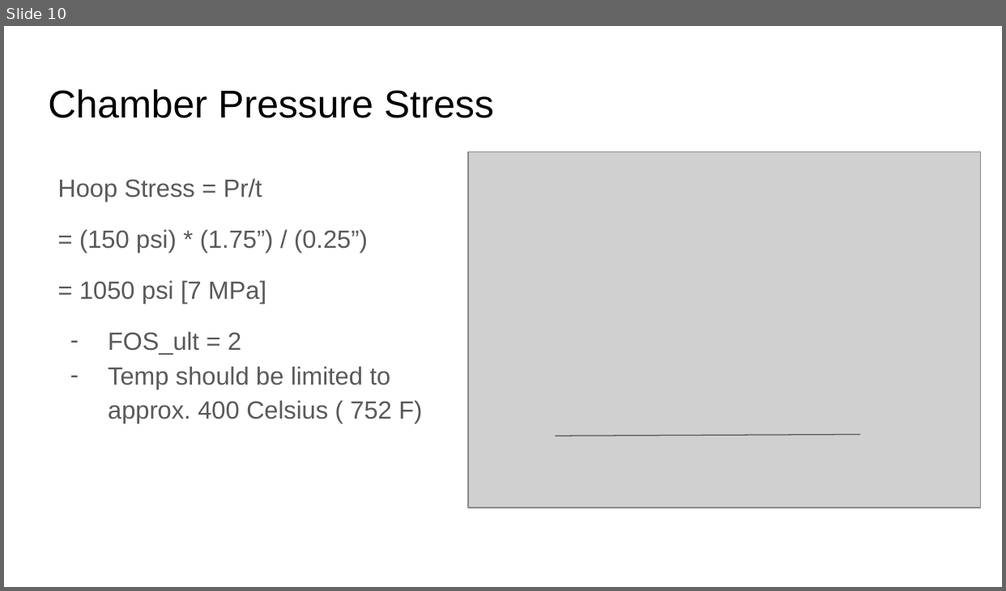
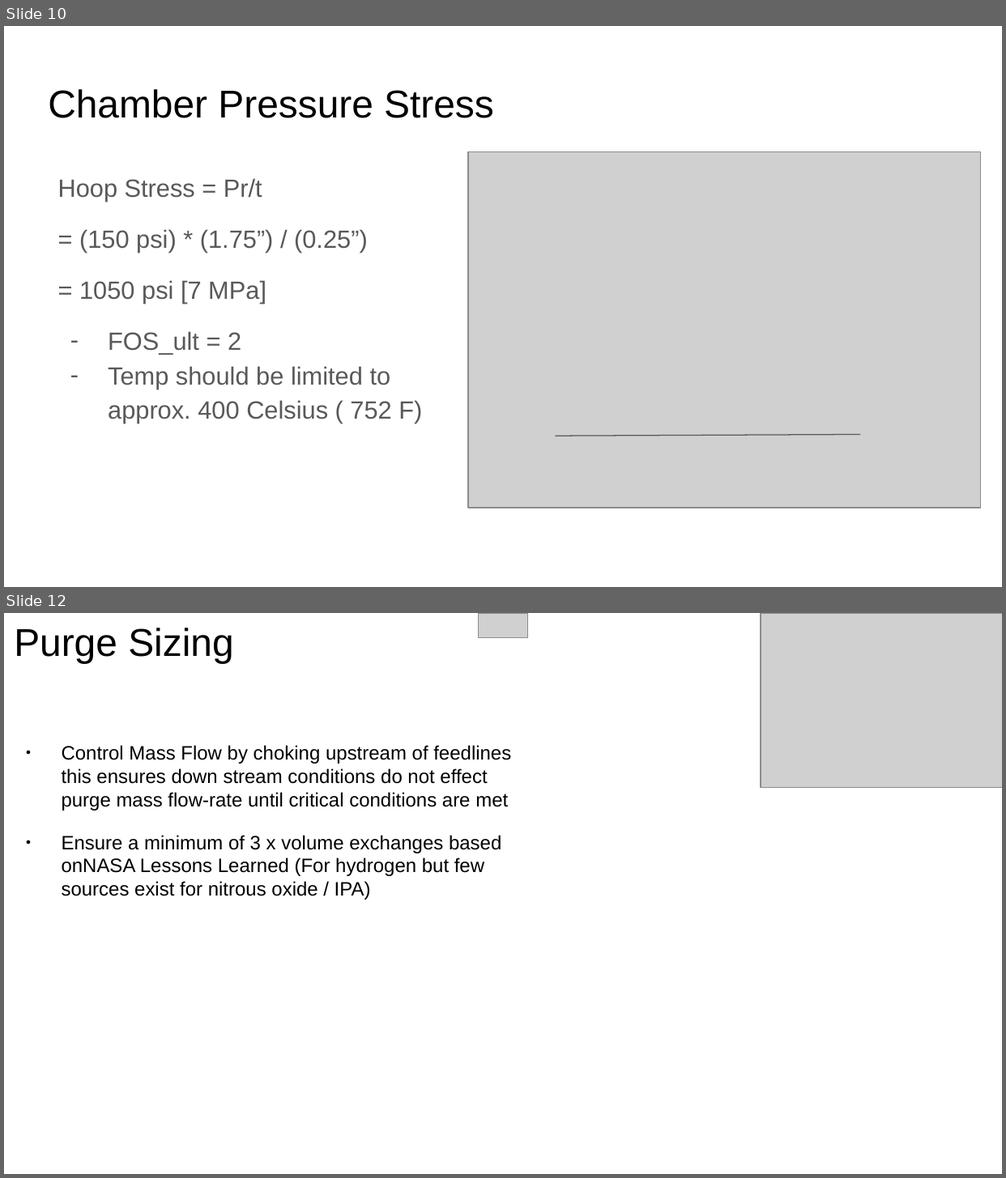
Before and after one commit to ControlSoup/Thrusty, a slide deck: projects/nitrious_engine/presentations/Review.odp. Shown one above the other, each under a label of ours: slide 10 before the commit, slides 10 and 12 after it; the slides between them are not shown. The pictures are 1006x591 and 1006x1178 pixels, drawn with LibreOffice and Linux fonts; fonts in the diff are those of the drawing; grey boxes stand for pictures. Boxes give left, top, right and bottom in pixels: in the first picture for what was removed or moved away, otherwise in the second. Text is boxed around its words. In the diff, an @@ line names an element or a change of style, - is before the commit and + after.

```diff
--- a/projects/nitrious_engine/presentations/Review.odp
+++ b/projects/nitrious_engine/presentations/Review.odp
@@ slide 12 added at (4, 613, 1002, 1174), background #FFFFFF @@
@@ title added at (14, 628, 233, 663), 28 pt, text #000000 @@
+Purge Sizing
@@ picture added at (478, 613, 528, 638) @@
@@ picture added at (761, 613, 1002, 788) @@
@@ text added at (62, 745, 511, 900), 14 pt, text #000000 @@
+● Control Mass Flow by choking upstream of feedlines this ensures down stream conditions do not effect purge mass flow-rate until critical conditions are met
+● Ensure a minimum of 3 x volume exchanges based onNASA Lessons Learned (For hydrogen but few sources exist for nitrous oxide / IPA)
```
Also in this commit, not shown: 2 slides changed, 3 other files.
